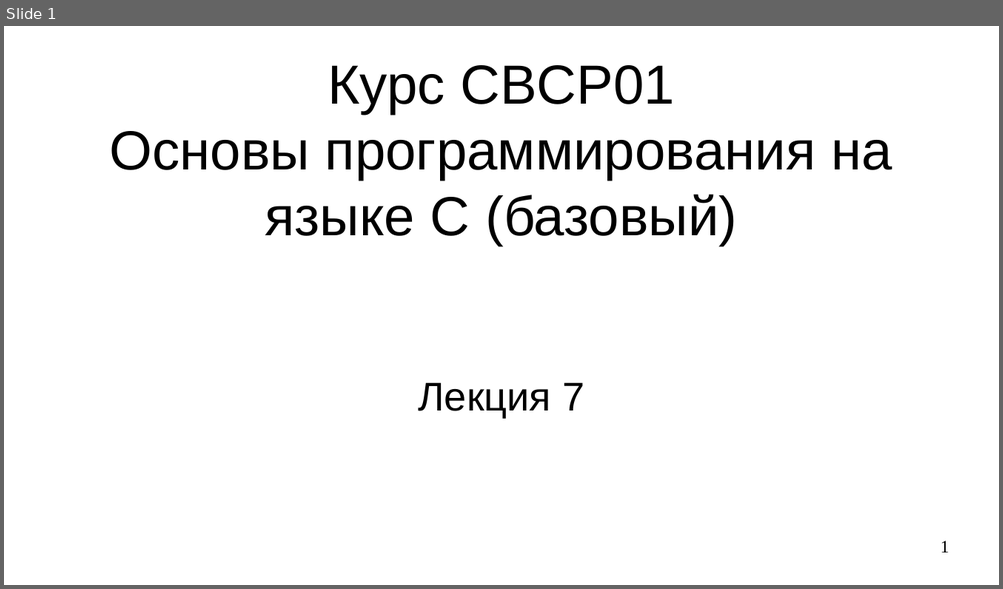
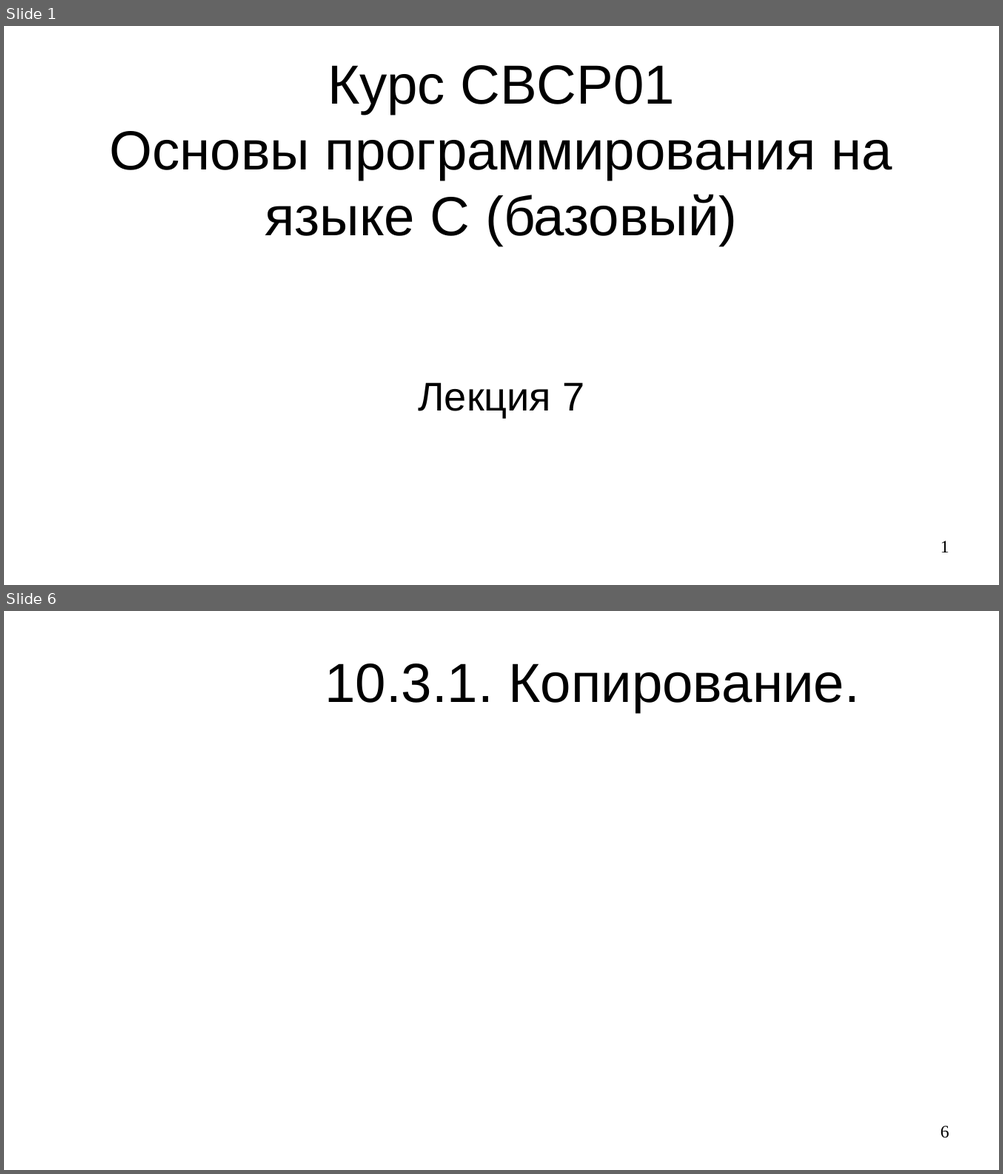
Before and after one commit to steelcraft/stud-lab, a slide deck: Лекции/CBCP01#L7.odp. Shown one above the other, each under a label of ours: slide 1 before the commit, slides 1 and 6 after it; the slides between them are not shown. The pictures are 1003x589 and 1003x1174 pixels, drawn with LibreOffice and Linux fonts; fonts in the diff are those of the drawing. Boxes give left, top, right and bottom in pixels: in the first picture for what was removed or moved away, otherwise in the second. Text is boxed around its words. In the diff, an @@ line names an element or a change of style, - is before the commit and + after.

```diff
--- a/Лекции/CBCP01#L7.odp
+++ b/Лекции/CBCP01#L7.odp
@@ slide 6 added at (4, 611, 999, 1170), background #FFFFFF @@
@@ title added at (324, 664, 859, 712), 44 pt, text #000000 @@
+10.3.1. Копирование.
@@ page number added at (940, 1126, 949, 1139), 14 pt, text #000000 @@
+6
```
Also in this commit, not shown: 17 other slides added.
